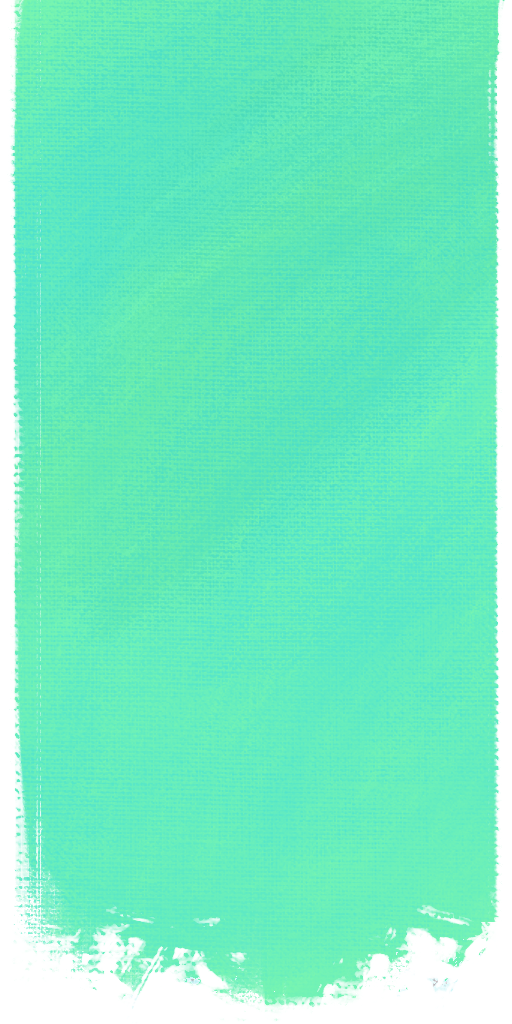
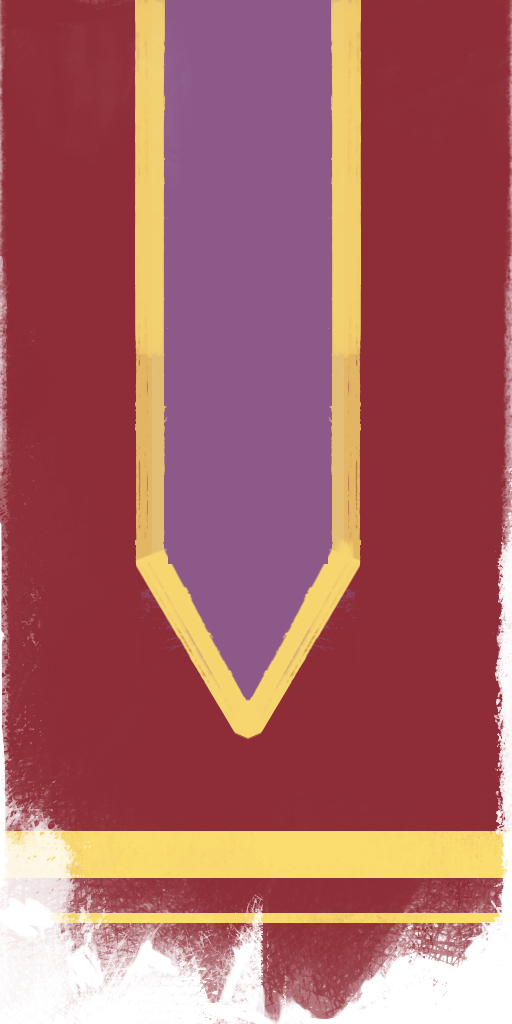
The second 512×1024 image is a revision of the first. Changes to its layers:
showed group "Grupo 2" (1st of 2) (4 layers) over [0,0,512,1024]
renamed "Capa 1" to "Capa 14", painted on it over [0,0,512,1024]
hid group "Grupo 2" (2nd of 2) (4 layers) over [0,0,512,1024]
